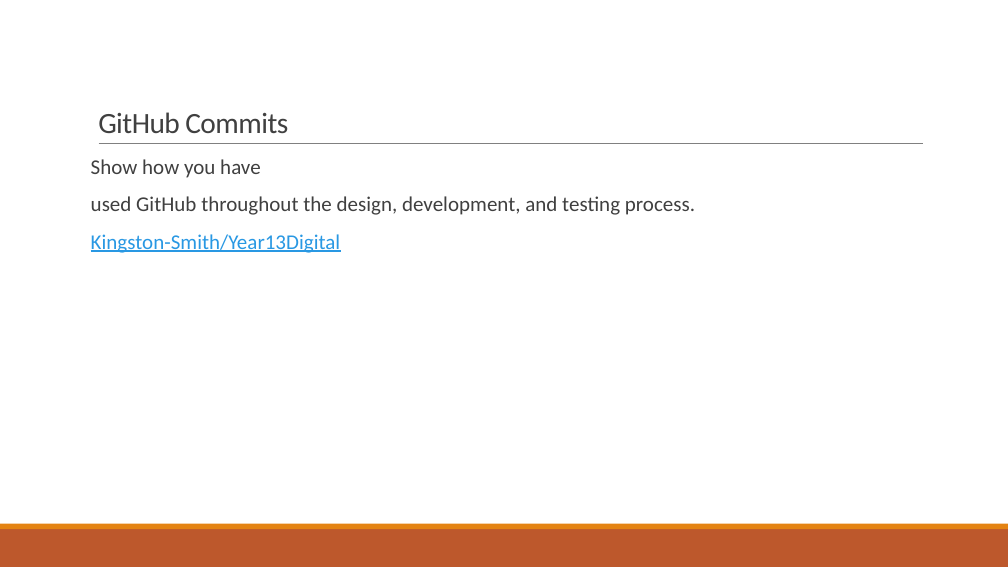
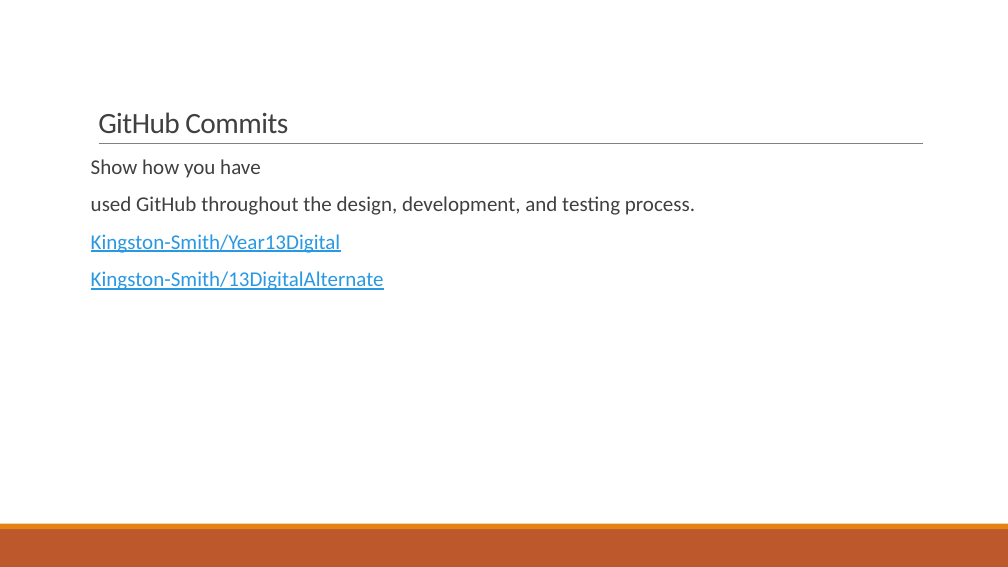
Before and after one commit to Kingston-Smith/13DigitalAlternate, a slide deck: slide 31 of AS91903_91906_Evidence_Template.pptx. Drawn at 1008x567 pixels with LibreOffice and Linux fonts; fonts in the diff are those of the drawing. Boxes give left, top, right and bottom in pixels: in the first picture for what was removed or moved away, otherwise in the second. Text is boxed around its words. In the diff, an @@ line names an element or a change of style, - is before the commit and + after.

```diff
--- a/AS91903_91906_Evidence_Template.pptx
+++ b/AS91903_91906_Evidence_Template.pptx
@@ text at box(91, 271, 384, 290): paragraph added @@
+Kingston-Smith/13DigitalAlternate
```
